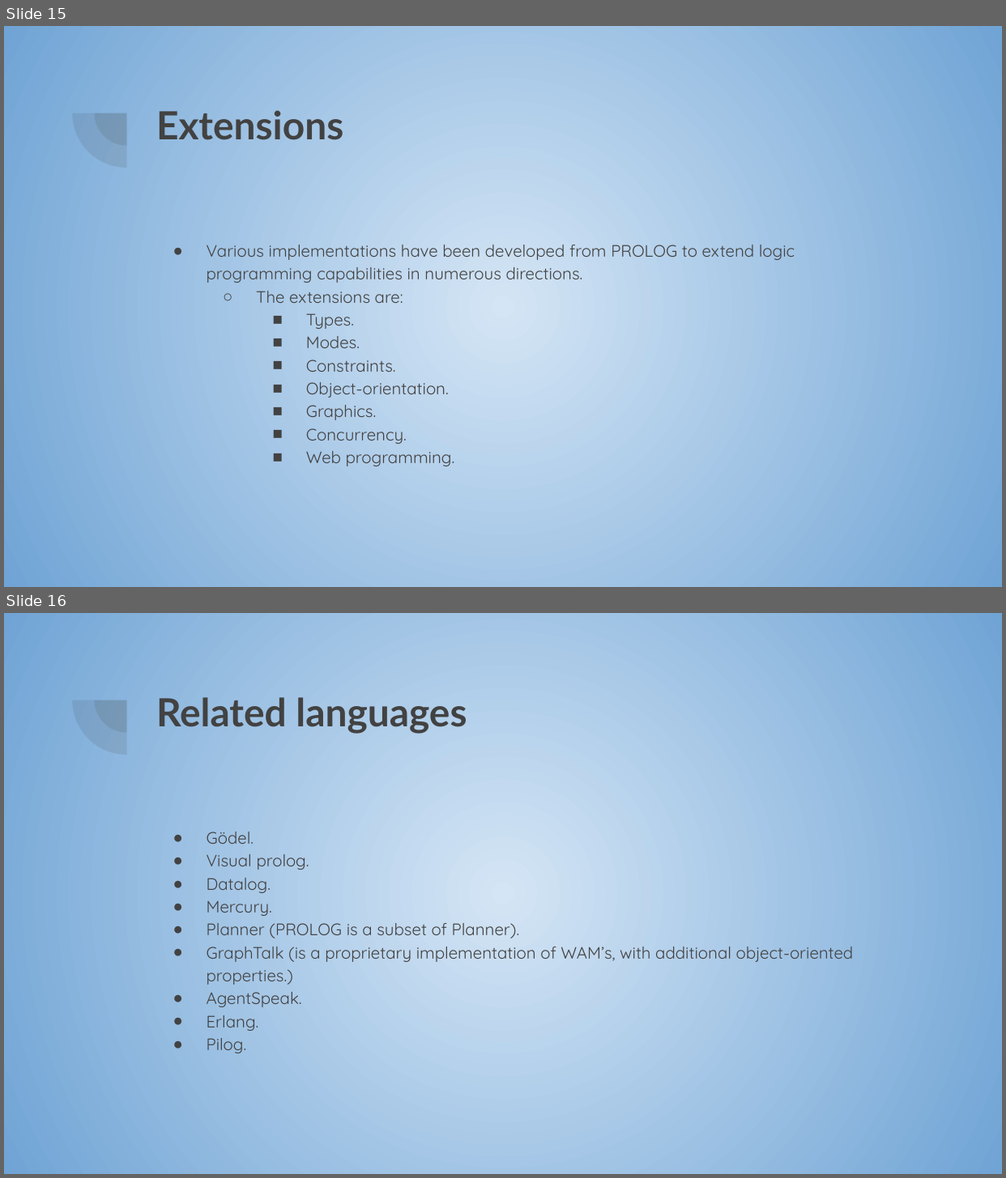
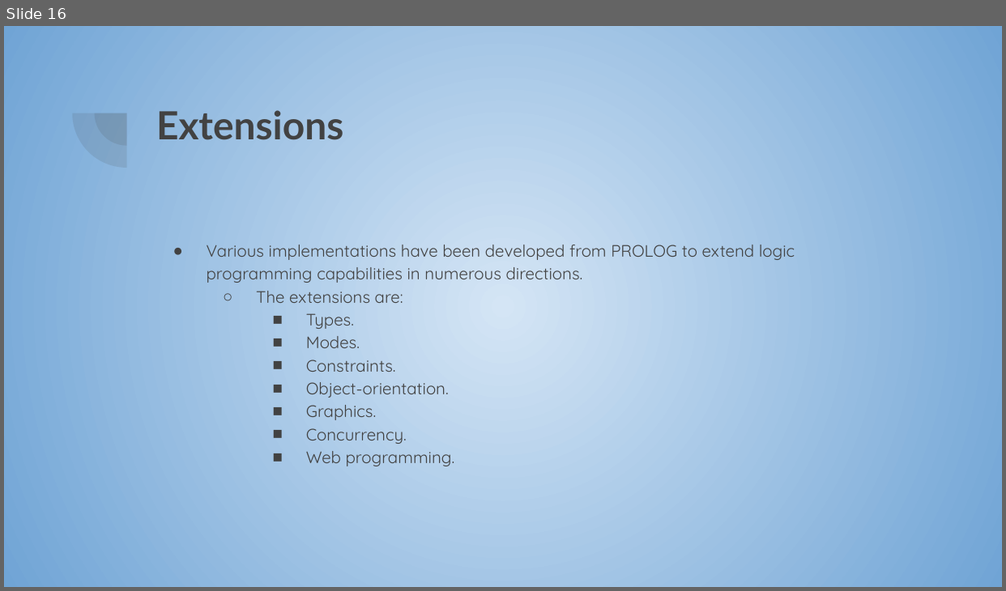
Before and after one commit to marc7666/Language-processors, a slide deck: Activities/Symbol table, intemediate code generation and synthesis phase/PROLOG presentation.pptx. Shown one above the other, each under a label of ours: slides 15 and 16 before the commit, slide 16 after it. The pictures are 1006x1178 and 1006x591 pixels, drawn with LibreOffice and Linux fonts; fonts in the diff are those of the drawing. Boxes give left, top, right and bottom in pixels: in the first picture for what was removed or moved away, otherwise in the second. Text is boxed around its words. In the diff, an @@ line names an element or a change of style, - is before the commit and + after.

```diff
--- a/Activities/Symbol table, intemediate code generation and synthesis phase/PROLOG presentation.pptx
+++ b/Activities/Symbol table, intemediate code generation and synthesis phase/PROLOG presentation.pptx
@@ slide 16 removed at (x1=4, y1=613, x2=1002, y2=1174), background gradient #D4E5F5 to #70A4D5; not listed: 2 template elements that a slide beside it also shows @@
@@ title removed at (x1=156, y1=697, x2=467, y2=734) @@
-Related languages
@@ text removed at (x1=206, y1=832, x2=854, y2=1054) @@
-● Gödel.
-● Visual prolog.
-● Datalog.
-● Mercury.
-● Planner (PROLOG is a subset of Planner).
-● GraphTalk (is a proprietary implementation of WAM’s, with additional object-oriented properties.)
-● AgentSpeak.
-● Erlang.
-● Pilog.
@@ what was slide 15 is now slide 16 @@
```
Also in this commit, not shown: 4 slides changed, 5 slides added, 3 other slides removed, 1 other file.
